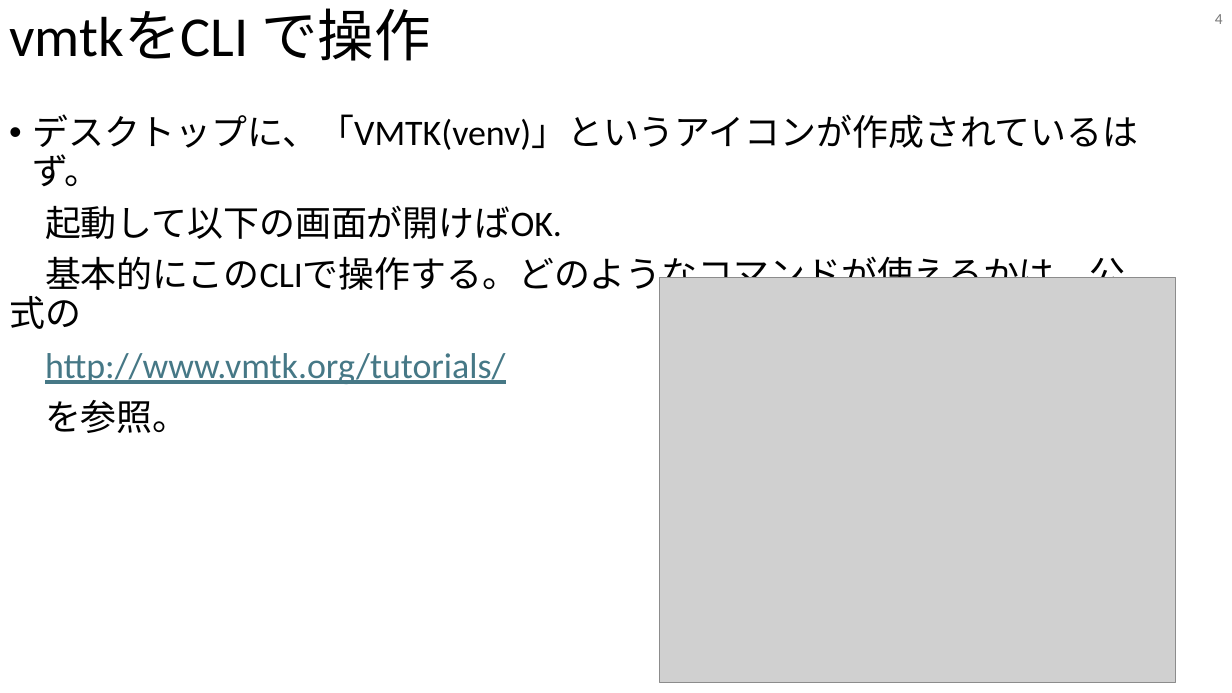
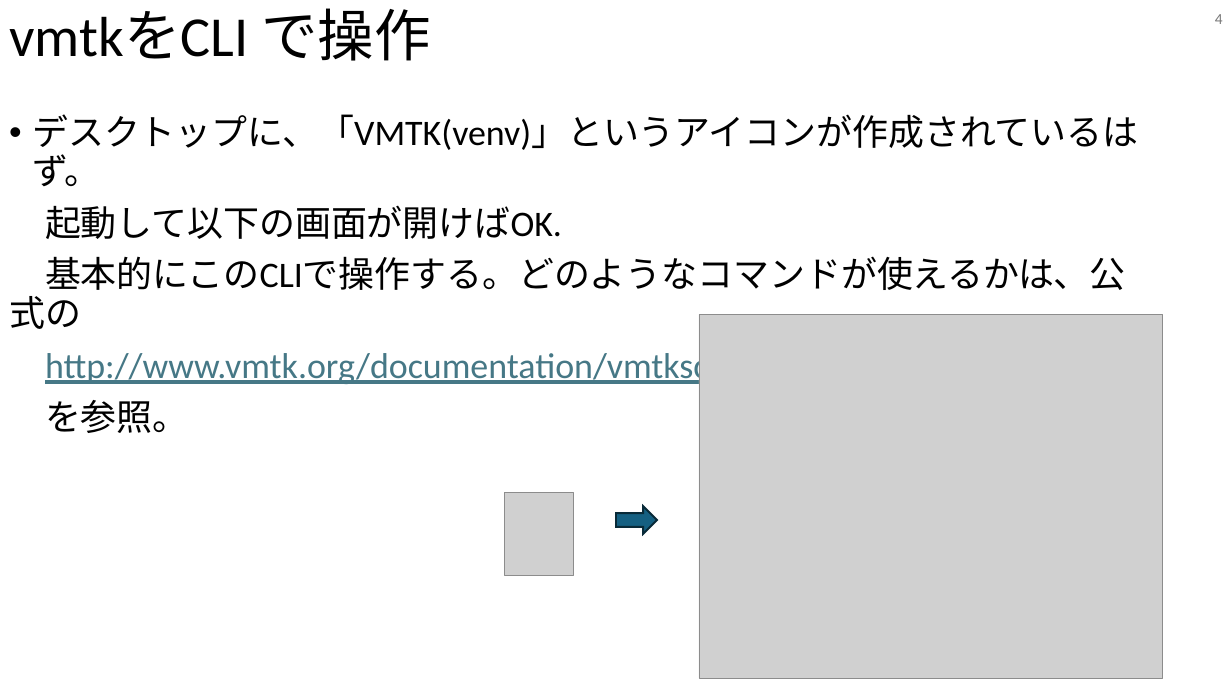
Before and after one commit to tailup7/howtoVM, a slide deck: slide 4 of vmtkSetup/setup.pptx. Drawn at 1232x693 pixels with LibreOffice and Linux fonts; fonts in the diff are those of the drawing; grey boxes stand for pictures. Boxes give left, top, right and bottom in pixels: in the first picture for what was removed or moved away, otherwise in the second. Text is boxed around its words. In the diff, an @@ line names an element or a change of style, - is before the commit and + after.

Commit message:
add pptx a little

```diff
--- a/vmtkSetup/setup.pptx
+++ b/vmtkSetup/setup.pptx
@@ picture: place and size @@
-picture at <box>660,277,1176,682</box>
+picture at <box>700,314,1164,678</box>
@@ text at <box>45,348,850,387</box>: text changed @@
-http://www.vmtk.org/tutorials/
+http://www.vmtk.org/documentation/vmtkscripts.html
@@ picture added at <box>505,493,574,575</box> @@
@@ right arrow added at <box>616,506,657,534</box>, fill #156082, outline #092A39 1.5 pt @@
```
Also in this commit, not shown: 2 other slides changed.
